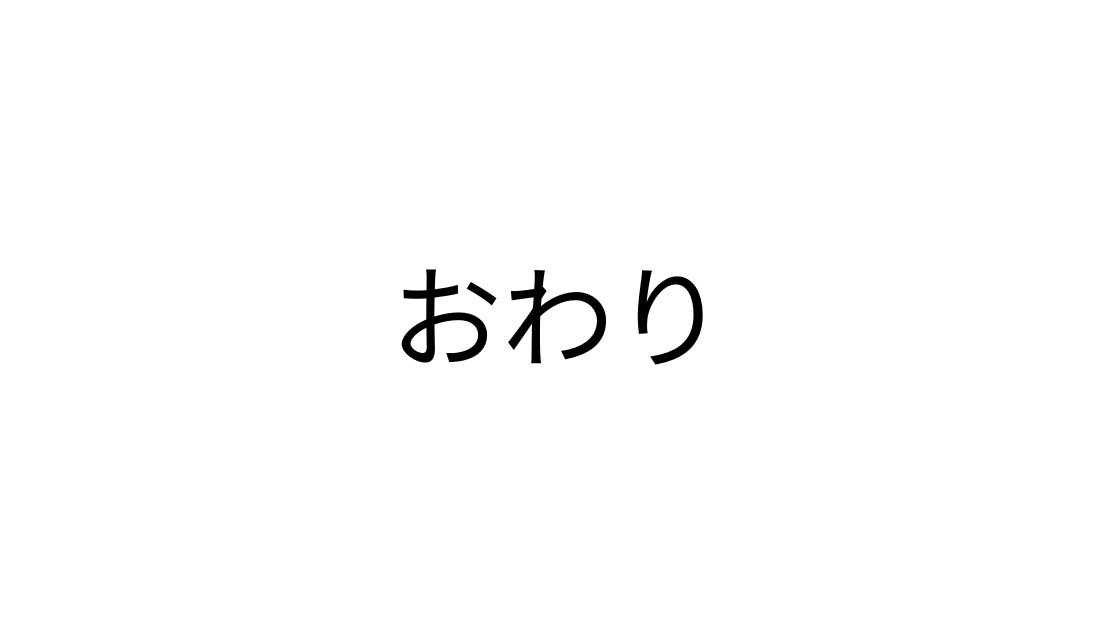
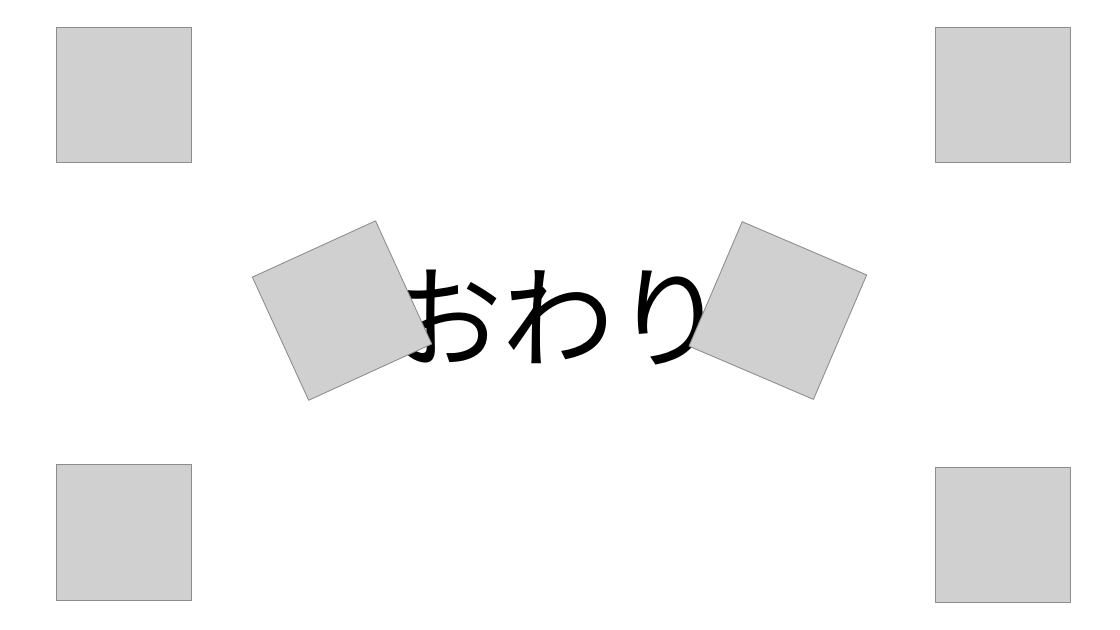
Before and after one commit to sayudesu/ToD, a slide deck: slide 9 of _Proposal/TowerOfDefense.pptx. Drawn at 1120x630 pixels with LibreOffice and Linux fonts; fonts in the diff are those of the drawing; grey boxes stand for pictures; background and template pictures are left out. Boxes give left, top, right and bottom in pixels: in the first picture for what was removed or moved away, otherwise in the second. Text is boxed around its words. In the diff, an @@ line names an element or a change of style, - is before the commit and + after.

```diff
--- a/_Proposal/TowerOfDefense.pptx
+++ b/_Proposal/TowerOfDefense.pptx
@@ picture added at bbox=[56, 28, 192, 163] @@
@@ picture added at bbox=[936, 28, 1071, 163] @@
@@ picture added at bbox=[253, 221, 432, 400] @@
@@ picture added at bbox=[689, 222, 866, 399] @@
@@ picture added at bbox=[56, 465, 192, 600] @@
@@ picture added at bbox=[936, 467, 1071, 602] @@
```
Also in this commit, not shown: 8 other slides changed, 3 other files.
